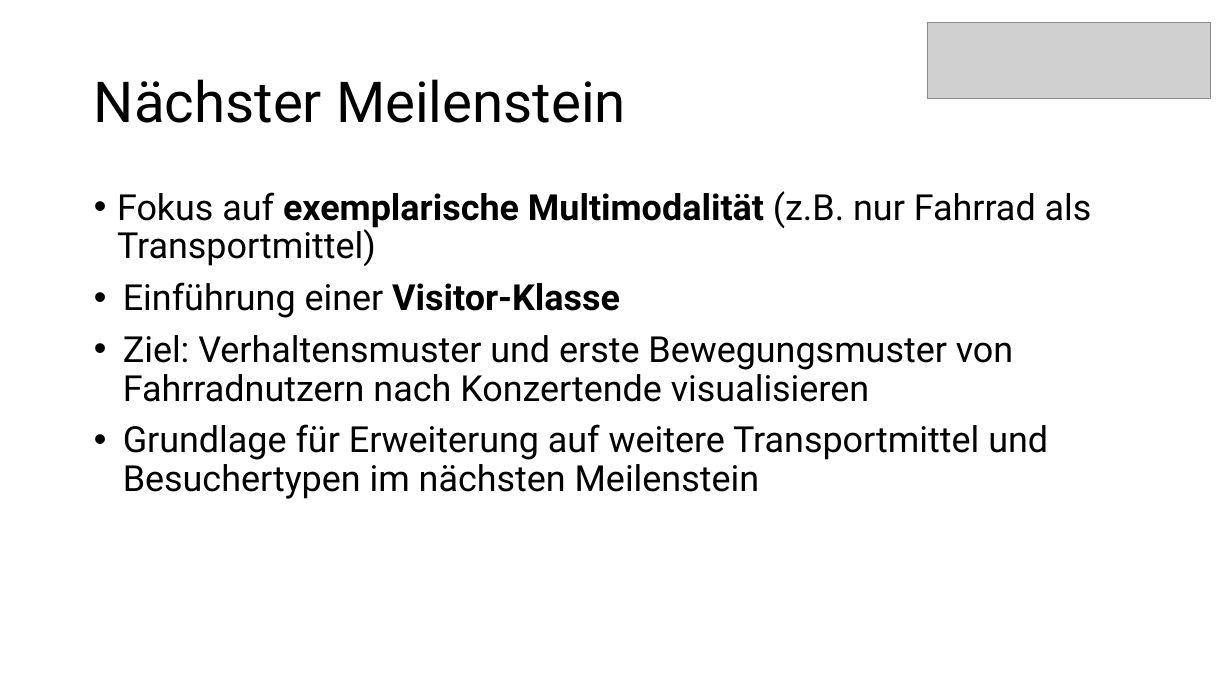
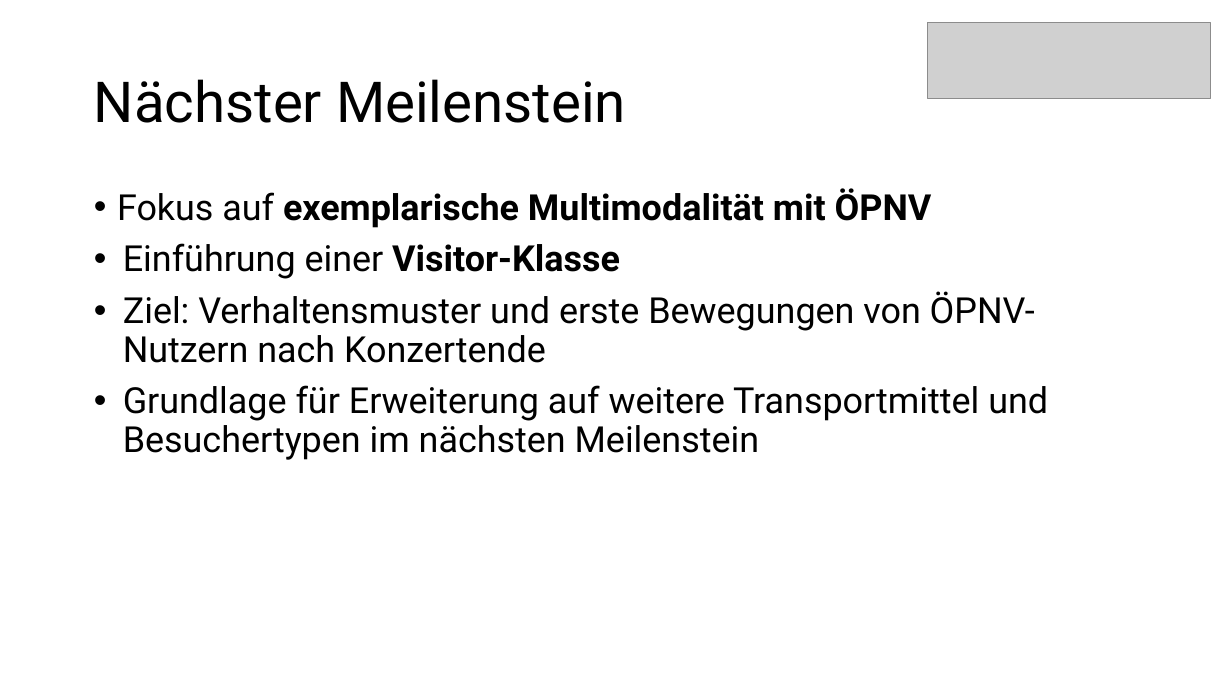
Before and after one commit to MARS-Group-HAW/model-soh, a slide deck: slide 8 of SOHBigEventBox/docs/milestones_presentation.pptx. Drawn at 1232x693 pixels with LibreOffice and Linux fonts; fonts in the diff are those of the drawing; grey boxes stand for pictures. Boxes give left, top, right and bottom in pixels: in the first picture for what was removed or moved away, otherwise in the second. Text is boxed around its words. In the diff, an @@ line names an element or a change of style, - is before the commit and + after.

```diff
--- a/SOHBigEventBox/docs/milestones_presentation.pptx
+++ b/SOHBigEventBox/docs/milestones_presentation.pptx
@@ text at box(117, 188, 932, 228): text changed; bold on @@
-• Fokus auf exemplarische Multimodalität (z.B. nur Fahrrad als Transportmittel)
+• Fokus auf exemplarische Multimodalität mit ÖPNV
@@ text at box(123, 291, 1035, 363): text changed @@
-• Ziel: Verhaltensmuster und erste Bewegungsmuster von Fahrradnutzern nach Konzertende visualisieren
+• Ziel: Verhaltensmuster und erste Bewegungen von ÖPNV-Nutzern nach Konzertende
```
Also in this commit, not shown: 4 other slides changed.
